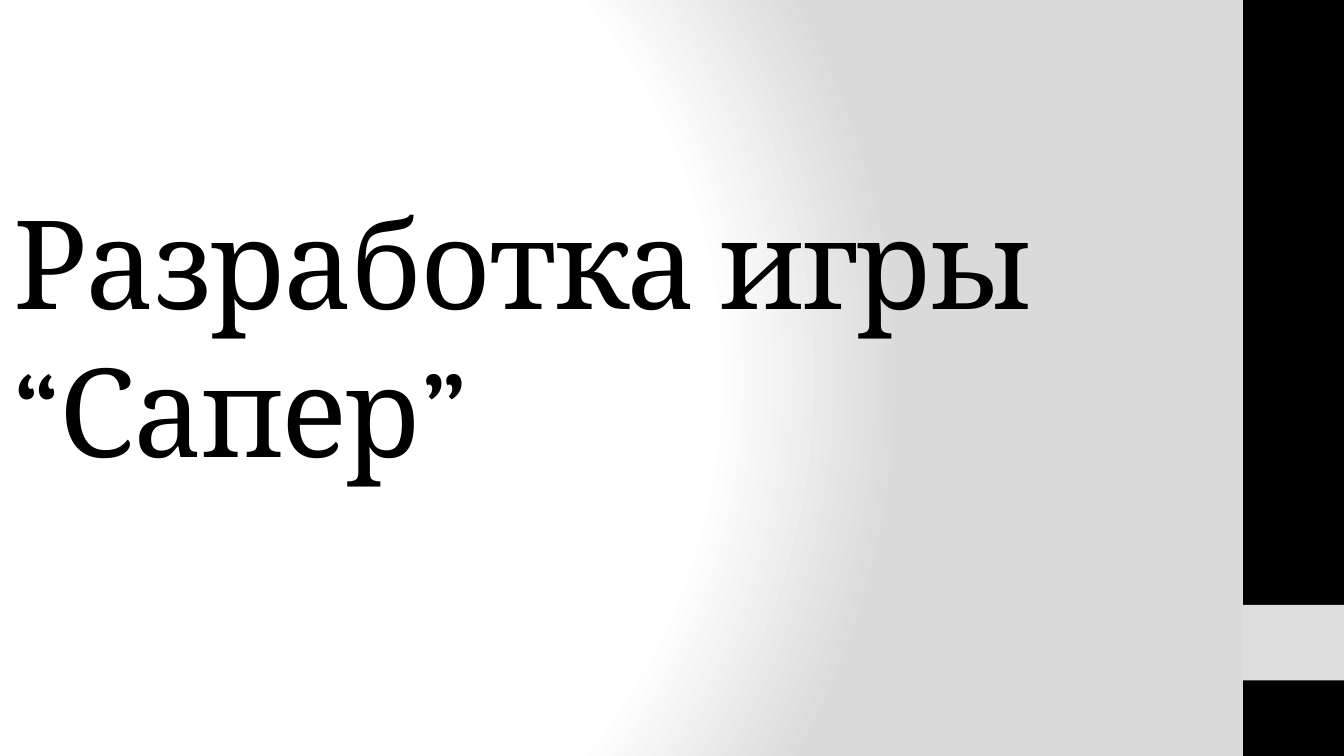
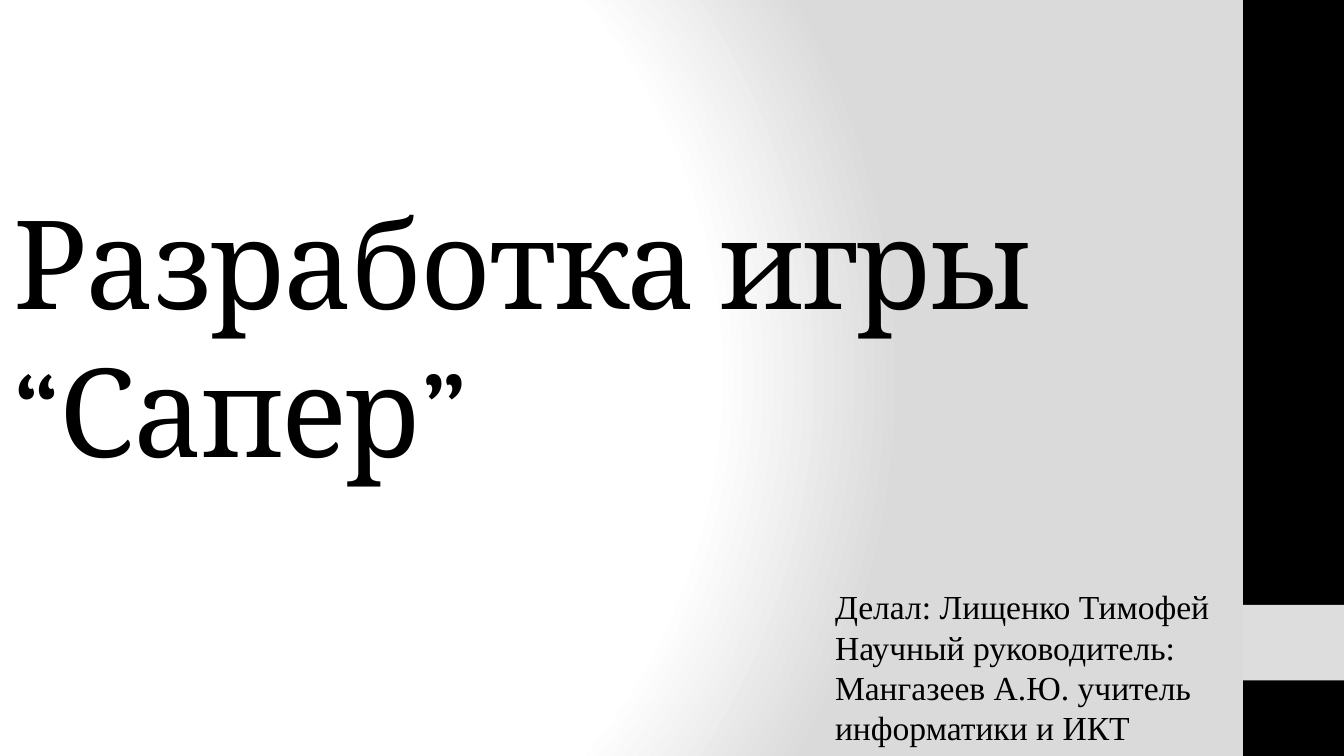
Before and after one commit to TimmmofeyD/mine, a slide deck: slide 1 of Presentation.pptx. Drawn at 1344x756 pixels with LibreOffice and Linux fonts; fonts in the diff are those of the drawing. Boxes give left, top, right and bottom in pixels: in the first picture for what was removed or moved away, otherwise in the second. Text is boxed around its words. In the diff, an @@ line names an element or a change of style, - is before the commit and + after.

Commit message:
PPT

```diff
--- a/Presentation.pptx
+++ b/Presentation.pptx
@@ text added at [835,595,1209,747], 18 pt, text #000000 @@
+Делал: Лищенко Тимофей
+Научный руководитель: Мангазеев А.Ю. учитель информатики и ИКТ
```
Also in this commit, not shown: 2 other slides changed, 1 slide added, 1 slide removed.
